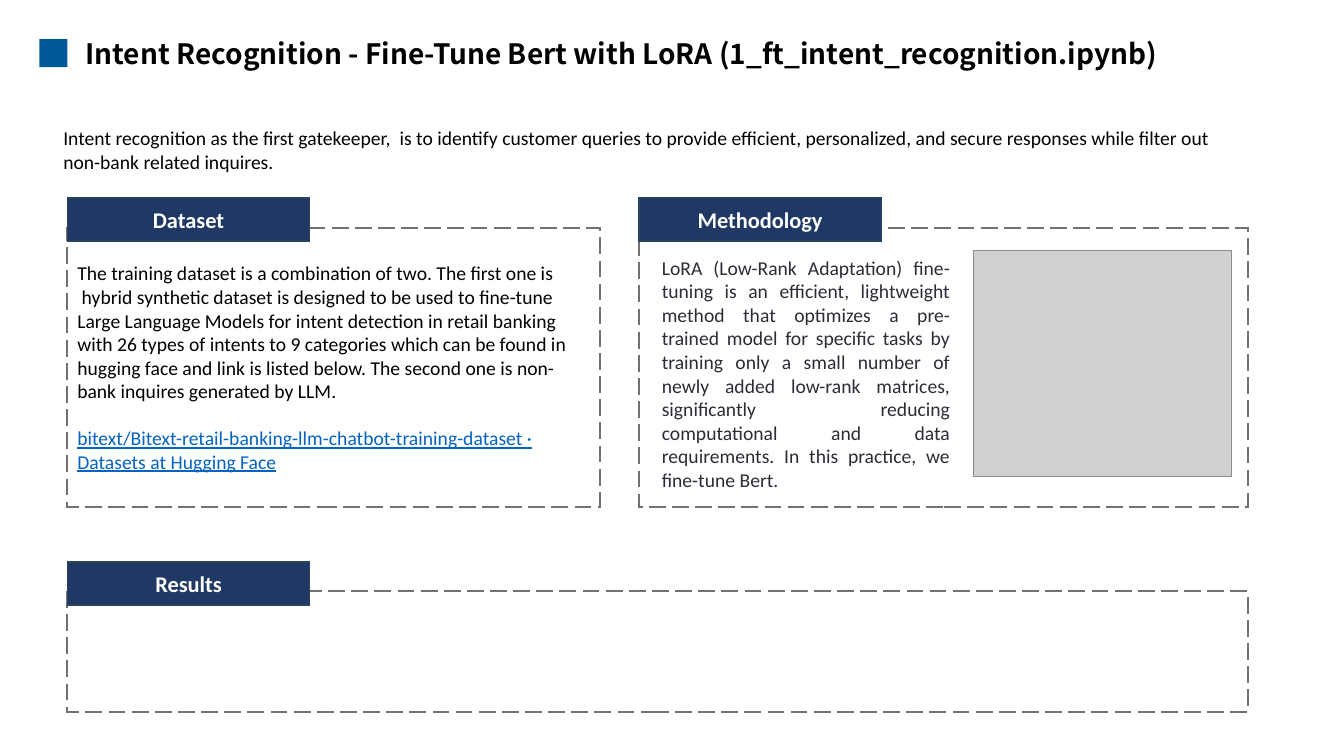
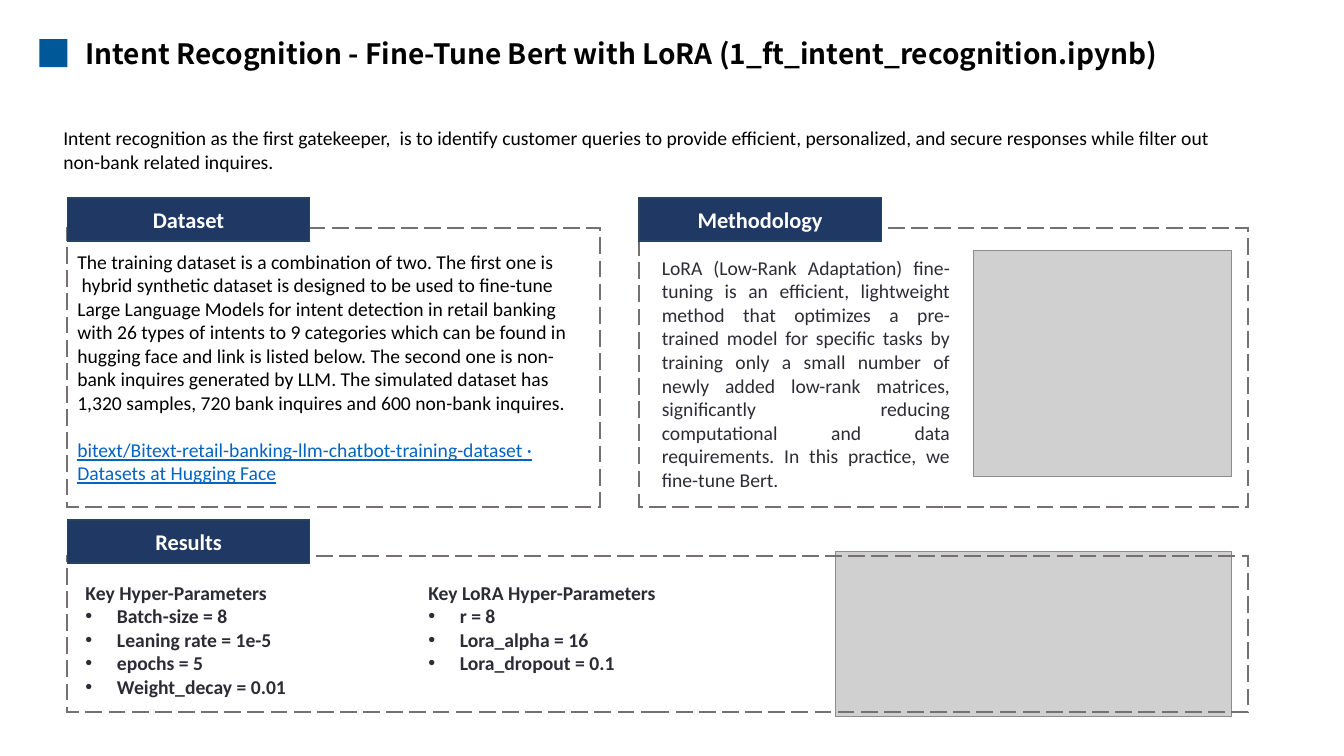
Before and after one commit to mengqinxue/Guardrails, a slide deck: slide 6 of docs/Guardrails Presentation.pptx. Drawn at 1344x756 pixels with LibreOffice and Linux fonts; fonts in the diff are those of the drawing; grey boxes stand for pictures. Boxes give left, top, right and bottom in pixels: in the first picture for what was removed or moved away, otherwise in the second. Text is boxed around its words. In the diff, an @@ line names an element or a change of style, - is before the commit and + after.

```diff
--- a/docs/Guardrails Presentation.pptx
+++ b/docs/Guardrails Presentation.pptx
@@ text in rectangle at bbox=[77, 255, 566, 413]: text changed @@
-The training dataset is a combination of two. The first one is hybrid synthetic dataset is designed to be used to fine-tune Large Language Models for intent detection in retail banking with 26 types of intents to 9 categories which can be found in hugging face and link is listed below. The second one is non-bank inquires generated by LLM.
+The training dataset is a combination of two. The first one is hybrid synthetic dataset is designed to be used to fine-tune Large Language Models for intent detection in retail banking with 26 types of intents to 9 categories which can be found in hugging face and link is listed below. The second one is non-bank inquires generated by LLM. The simulated dataset has 1,320 samples, 720 bank inquires and 600 non-bank inquires.
@@ rectangle "Results": place and size @@
-rectangle "Results" at bbox=[68, 563, 310, 606]
+rectangle "Results" at bbox=[68, 520, 310, 564]
@@ rectangle: place and size @@
-rectangle at bbox=[68, 591, 1248, 712]
+rectangle at bbox=[68, 557, 1248, 713]
@@ picture added at bbox=[836, 552, 1232, 717] @@
@@ text added at bbox=[85, 587, 286, 698], 14 pt, text #2C2C36, bold @@
+Key Hyper-Parameters
+• Batch-size = 8
+• Leaning rate = 1e-5
+• epochs = 5
+• Weight_decay = 0.01
@@ text added at bbox=[428, 587, 655, 673], 14 pt, text #2C2C36, bold @@
+Key LoRA Hyper-Parameters
+• r = 8
+• Lora_alpha = 16
+• Lora_dropout = 0.1
```
Also in this commit, not shown: 4 other files.
